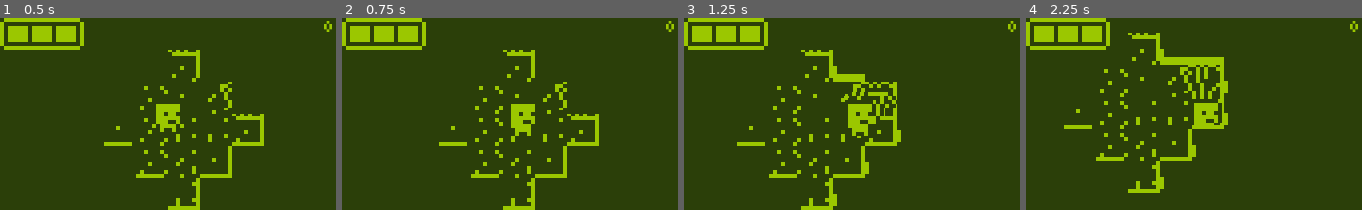
Above: before the commit, frames 1-4 (left to right).
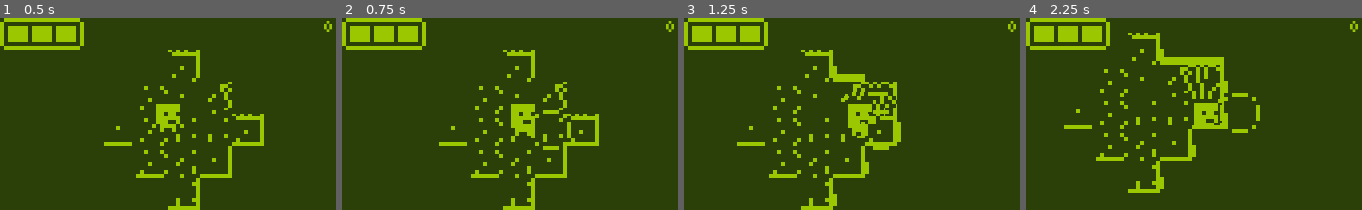
Above: after the commit, the same moments.

Repository: TheAihopGG/nokia-3310-jam-7
Game: Godot game, scene res://Scenes/game.tscn
The game is run twice, just before and just after one commit, with the same random seed, the same clock (stepped at 60 frames per second) and the same inputs.
Inputs:
- Up to frame 1 (0.5 s): no input
- Up to frame 2 (0.75 s): tap Enter at 0.5 s; hold Right (ui_right) from 0.53 s (still down); hold F (F) from 0.53 s (still down)
- Up to frame 3 (1.25 s): keep holding Right (ui_right); keep holding F (F)
- Up to frame 4 (2.25 s): release Right (ui_right) at 1.28 s; release F (F) at 1.28 s; hold Down (ui_down) 1.28-2.03 s; tap F (F) at 1.35 s; hold Right (ui_right) from 2.03 s (still down); hold F (F) from 2.03 s (still down)

Frame 1 is identical in both runs. In frame 2, 0.5% of the frame differs, in the area x 56-69%, y 47-69%; in frame 3, 0.3%; in frame 4, 0.4%.

Commit message:
исправлена боёвка

Diff:
--- a/Scenes/Characters/Enemies/enemy.gd
+++ b/Scenes/Characters/Enemies/enemy.gd
@@ -2,7 +2,7 @@
 
 
 func chase() -> void:
-    if is_instance_valid(GlobalVars.player):
-        move_direction = global_position.direction_to(GlobalVars.player.global_position) * acceleration
-    else:
-        move_direction = Vector2.ZERO
+	if is_instance_valid(GlobalVars.player):
+		move_direction = global_position.direction_to(GlobalVars.player.global_position) * acceleration
+	else:
+		move_direction = Vector2.ZERO
--- a/Scenes/Characters/FSM.gd
+++ b/Scenes/Characters/FSM.gd
@@ -8,35 +8,35 @@
 @onready var animation_player : AnimationPlayer = parent.get_node("AnimationPlayer")
 
 func _physics_process(delta: float) -> void:
-    if state != -1:
-        _state_logic(delta)
-        var transition: int = _get_transition()
-        if transition != -1:
-            set_state(transition)
+	if state != -1:
+		_state_logic(delta)
+		var transition: int = _get_transition()
+		if transition != -1:
+			set_state(transition)
 
 
 func _state_logic(_delta: float) -> void:
-    pass
+	pass
 
 
 func _get_transition() -> int:
-    return -1
+	return -1
 
 
 func _add_state(new_state: String) -> void:
-    states[new_state] = states.size()
+	states[new_state] = states.size()
 
 
 func set_state(new_state: int) -> void:
-    _exit_state(state)
-    previous_state = state
-    state = new_state
-    _enter_state(previous_state, state)
+	_exit_state(state)
+	previous_state = state
+	state = new_state
+	_enter_state(previous_state, state)
 
 
 func _enter_state(_previous_state: int, _new_state: int) -> void:
-    pass
+	pass
 
 
 func _exit_state(_state_exited: int) -> void:
-    pass
+	pass
--- a/Scenes/Characters/Player/player.gd
+++ b/Scenes/Characters/Player/player.gd
@@ -4,8 +4,8 @@
 
 @export var regeneration_time : float = 5
 
-@onready var hitbox : Area2D = get_node("Hitbox")
-@onready var dialog : Dialog = get_node("Dialog")
+@onready var hitbox   : Area2D = get_node("Hitbox")
+@onready var dialog   : Dialog = get_node("Dialog")
 @onready var health_regeneration_timer : Timer = get_node("%HealthRegeneration")
 @onready var health_component          : HealthComponent = get_node("HealthComponent")
 
@@ -37,9 +37,11 @@
 func get_input():
 	move_direction = Input.get_vector("ui_left", "ui_right", "ui_up", "ui_down")
 
-	hitbox.position = tile_map.map_to_local(move_direction) - Vector2(4, 4)
+	if move_direction:
+		var direct_pos : Vector2 = tile_map.map_to_local(move_direction.round()) - Vector2(4, 4)
+		hitbox.position = direct_pos
 
-	if move_direction and Input.is_action_pressed("F") and state_machine.state != state_machine.states.attack:
+	if Input.is_action_pressed("F") and state_machine.state != state_machine.states.attack:
 		state_machine.set_state(state_machine.states.attack)
 		var tile_position : Vector2i = tile_map.local_to_map(hitbox.global_position)
 		tile_map.breaking_tile(tile_position)
--- a/Scenes/ECS/hitbox.gd
+++ b/Scenes/ECS/hitbox.gd
@@ -13,29 +13,29 @@
 var body_inside : bool = false
 
 func _init():
-    var __ = connect("body_entered", Callable(self, "_on_body_entered"))
-    __ = connect("body_exited", Callable(self, "_on_body_exited"))
+	var __ = connect("body_entered", Callable(self, "_on_body_entered"))
+	__ = connect("body_exited", Callable(self, "_on_body_exited"))
 
 func _ready():
-    add_child(timer)
-    timer.autostart = true
-    # Ошибка если нету коллизии
-    assert(collision != null)
+	add_child(timer)
+	timer.autostart = true
+	# Ошибка если нету коллизии
+	assert(collision != null)
 
 func _on_body_entered(body):
-    body_inside = true
-    timer.start(delay_attack)
-    # Пока зона урона внутри тела, будет наноситься урон с частотой в timer
-    while body_inside:
-        _collide(body)
-        await timer.timeout
+	body_inside = true
+	timer.start(delay_attack)
+	# Пока зона урона внутри тела, будет наноситься урон с частотой в timer
+	while body_inside:
+		_collide(body)
+		await timer.timeout
 
 func _on_body_exited(_body):
-    body_inside = false
-    timer.stop()
+	body_inside = false
+	timer.stop()
 
 func _collide(body : Node2D) -> void:
-    if body == null or not body.has_node("HealthComponent") or body == parent:
-        pass
-    else:
-        body.get_node("HealthComponent").take_damage(parent, damage, kickback_direction, kickback_force)
+	if body == null or not body.has_node("HealthComponent") or body == parent:
+		pass
+	else:
+		body.get_node("HealthComponent").take_damage(parent, damage, kickback_direction, kickback_force)
--- a/Scenes/game.gd
+++ b/Scenes/game.gd
@@ -3,7 +3,12 @@
 
 @onready var tile_map : Node2D = get_node("TileMap")
 @onready var player   : CharacterBody2D = get_node("Player")
+@onready var selected : Sprite2D = get_node("Selected")
 
 func _ready() -> void:
-    player.clear_fog()
-    tile_map.generate_chunk(player.global_position)
+	player.clear_fog()
+	tile_map.generate_chunk(player.global_position)
+
+func _physics_process(_delta: float) -> void:
+	if is_instance_valid(player) and player.move_direction:
+		selected.global_position = tile_map.map_to_local(tile_map.local_to_map(player.hitbox.global_position))
--- a/Scenes/game.tscn
+++ b/Scenes/game.tscn
@@ -1,6 +1,7 @@
-[gd_scene load_steps=16 format=3 uid="uid://bv546m8milc82"]
+[gd_scene load_steps=17 format=3 uid="uid://bv546m8milc82"]
 
 [ext_resource type="Script" path="res://Scenes/game.gd" id="1_44l1p"]
+[ext_resource type="Texture2D" uid="uid://qdnhmn26s11o" path="res://Assets/select.png" id="2_5usc6"]
 [ext_resource type="Script" path="res://Scenes/tile_map.gd" id="3_ed4oi"]
 [ext_resource type="PackedScene" uid="uid://bcbgtufmed15g" path="res://Scenes/Characters/Player/player.tscn" id="3_sqq7q"]
 [ext_resource type="TileSet" uid="uid://iqf6vft5b5oj" path="res://Assets/super_tileset/super_tileset_godot4.tres" id="4_a3nxx"]
@@ -59,6 +60,10 @@
 y_sort_enabled = true
 script = ExtResource("1_44l1p")
 metadata/_edit_lock_ = true
+
+[node name="Selected" type="Sprite2D" parent="."]
+z_index = 100
+texture = ExtResource("2_5usc6")
 
 [node name="UI" type="CanvasLayer" parent="."]
 script = ExtResource("6_bqsbj")
--- a/Scenes/tile_map.gd
+++ b/Scenes/tile_map.gd
@@ -157,5 +157,5 @@
 func map_to_local(pos : Vector2i) -> Vector2:
 	return layer_floor.map_to_local(pos)
 
-func local_to_map(pos : Vector2) -> Vector2i:
+func local_to_map(pos : Vector2) -> Vector2:
 	return layer_floor.local_to_map(pos)
